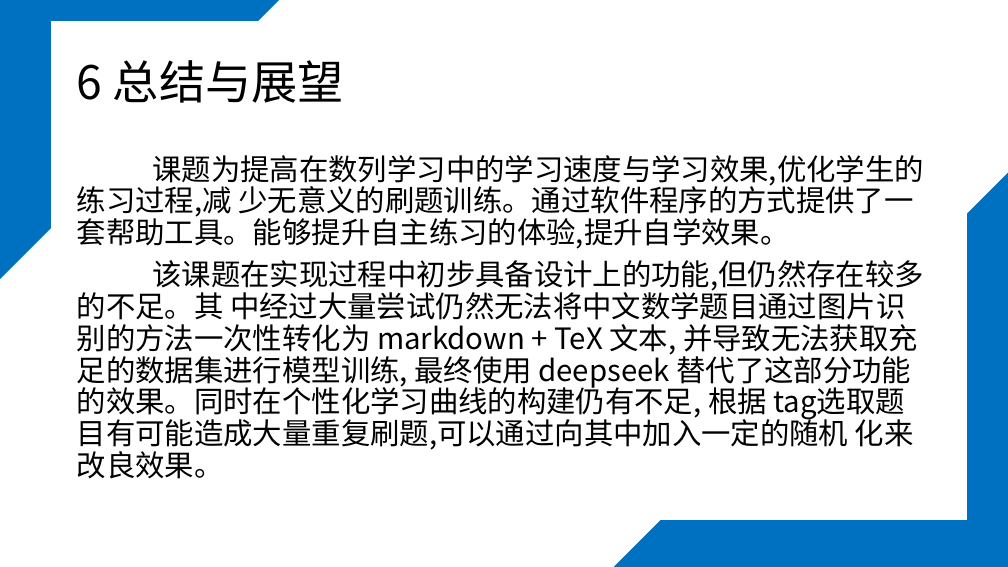
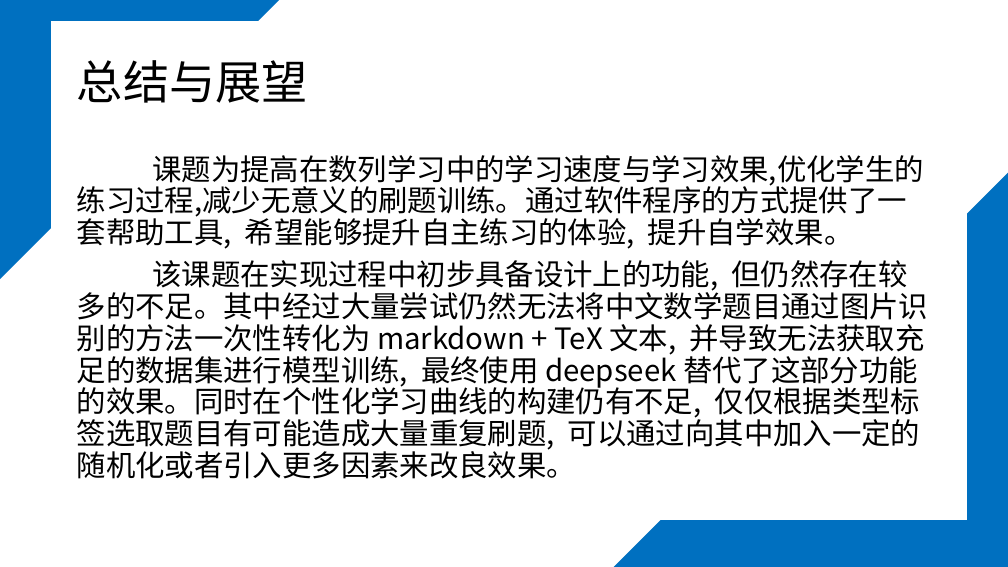
Before and after one commit to zhizhizhiwang/study_project-2024, a slide deck: slide 13 of 课题.pptx (slide 15 before the commit). Drawn at 1008x567 pixels with LibreOffice and Linux fonts; fonts in the diff are those of the drawing. Boxes give left, top, right and bottom in pixels: in the first picture for what was removed or moved away, otherwise in the second. Text is boxed around its words. In the diff, an @@ line names an element or a change of style, - is before the commit and + after.

```diff
--- a/课题.pptx
+++ b/课题.pptx
@@ title at [77,60,308,103]: text changed @@
-6 总结与展望
+总结与展望
@@ text at [77,155,928,479]: text changed @@
-课题为提高在数列学习中的学习速度与学习效果,优化学生的练习过程,减 少无意义的刷题训练。通过软件程序的方式提供了一套帮助工具。能够提升自主练习的体验,提升自学效果。
-该课题在实现过程中初步具备设计上的功能,但仍然存在较多的不足。其 中经过大量尝试仍然无法将中文数学题目通过图片识别的方法一次性转化为 markdown + TeX 文本, 并导致无法获取充足的数据集进行模型训练, 最终使用 deepseek 替代了这部分功能的效果。同时在个性化学习曲线的构建仍有不足, 根据 tag选取题目有可能造成大量重复刷题,可以通过向其中加入一定的随机 化来改良效果。
+课题为提高在数列学习中的学习速度与学习效果,优化学生的练习过程,减少无意义的刷题训练。通过软件程序的方式提供了一套帮助工具, 希望能够提升自主练习的体验, 提升自学效果。
+该课题在实现过程中初步具备设计上的功能, 但仍然存在较多的不足。其中经过大量尝试仍然无法将中文数学题目通过图片识别的方法一次性转化为 markdown + TeX 文本, 并导致无法获取充足的数据集进行模型训练, 最终使用 deepseek 替代了这部分功能的效果。同时在个性化学习曲线的构建仍有不足, 仅仅根据类型标签选取题目有可能造成大量重复刷题, 可以通过向其中加入一定的随机化或者引入更多因素来改良效果。
```
Also in this commit, not shown: 8 other slides changed, 1 slide added, 3 slides removed.
